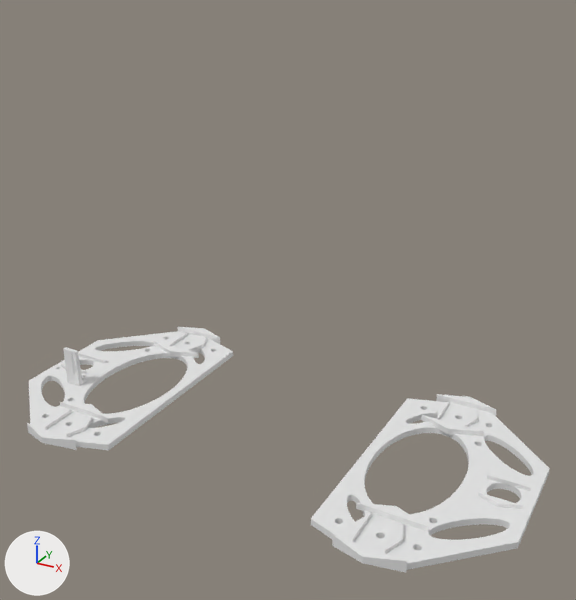
One commit to the Blender file Printers/Betzy/Modelos/Base/base.blend: the scene before it, then after it.
Camera for both pictures: a camera (50 mm lens) standing at (237.0, -465.0, 343.0) and looking at (-15.0, -7.0, 114.0). The lights are fixed; the arrows at lower left show +X, +Y and +Z.

Names of what the first picture shows: 'Base-Cama-Eje', 'Base-Cama-Motor'.
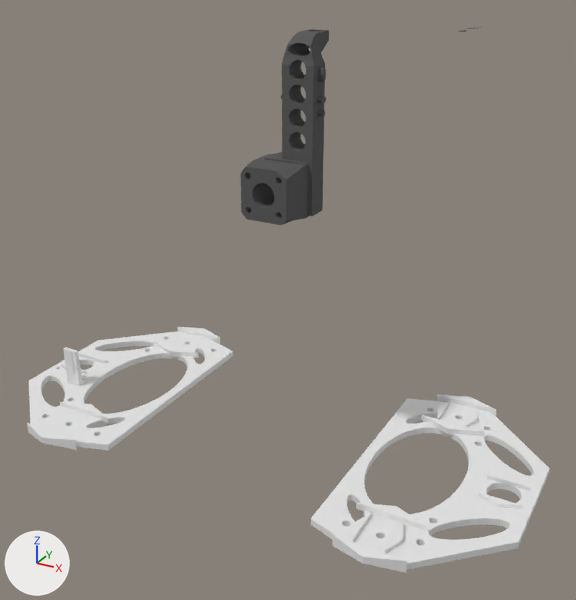
Boxes (x1, y1, x2, y2) around the edits, measured in the pictures (576 x 600 px):
'SOPORTE EXTRUSOR.001', added: after (241, 29, 329, 225)

What the commit changed:
Material 'Black' (mat_black) is new.
Its base color is (0.113, 0.113, 0.113) (dark grey #5e5e5e).
Mesh me_soporte_extrusor_001 is new.
It has 1417 vertices, 2879 faces and spans x -116.3..2.7, y -14.7..32.8, z -33.1..25.1.
It uses material mat_black (dark grey #5e5e5e).
Object 'SOPORTE EXTRUSOR.001' (ob_soporte_extrusor_001) is new; it shows me_soporte_extrusor_001.
Its location is (-6.9, -8.6, 292.2).
Its rotation in degrees is (90, -90, 0).
